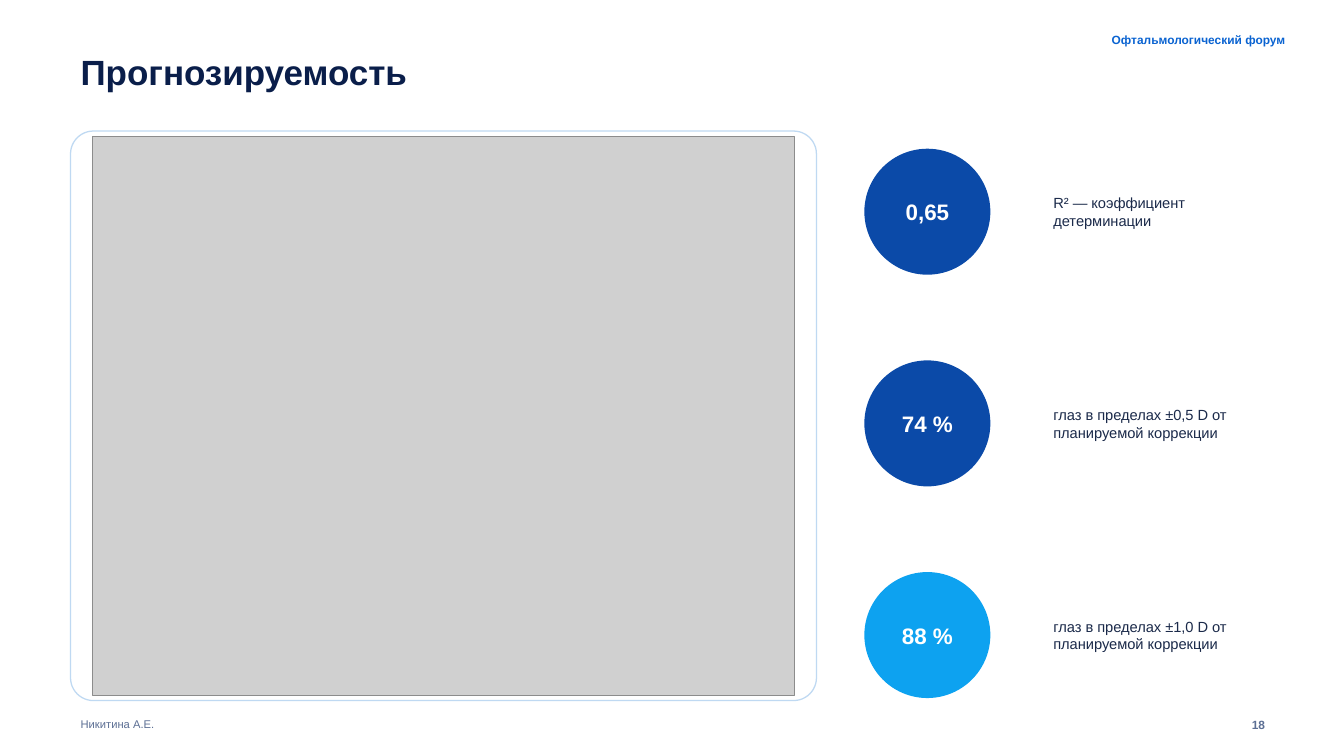
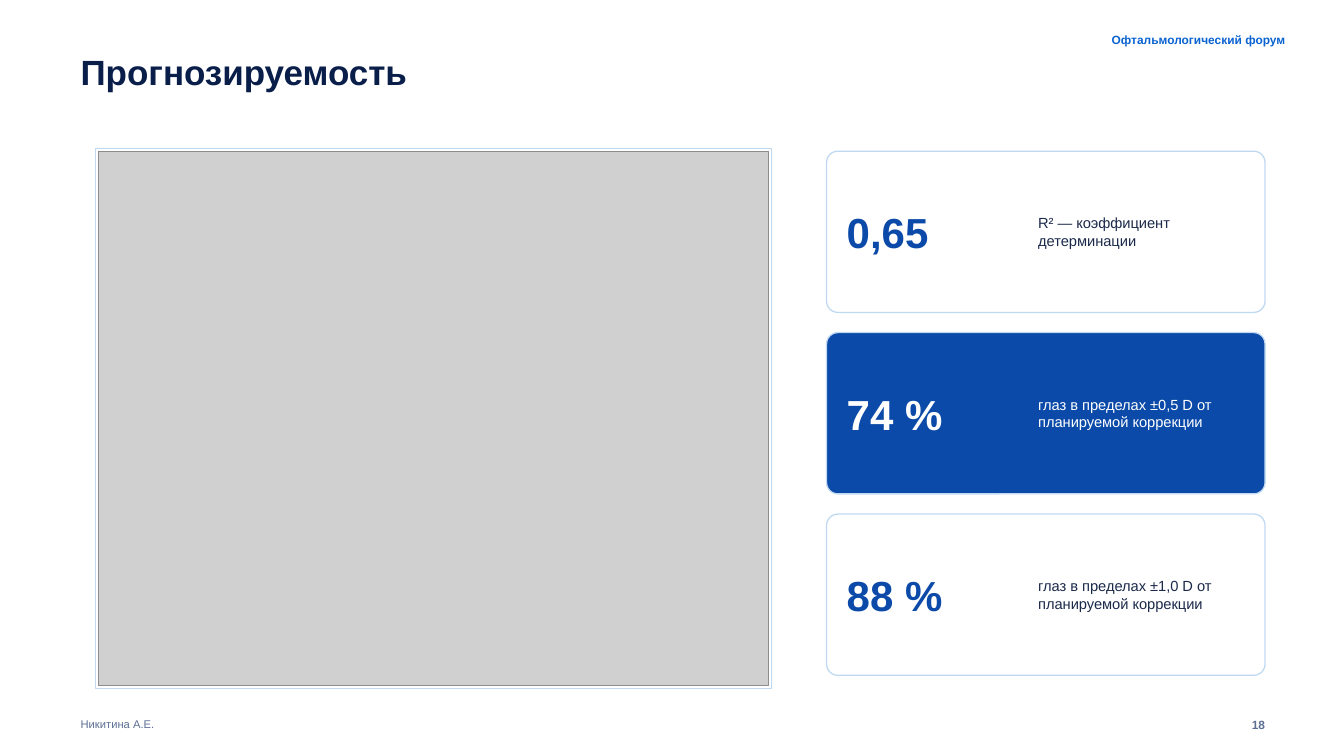
Before and after one commit to anastasianik2403-source/Mixed-astigmatism-calculator, a slide deck: slide 18 of presentations/Template12_Blue-Corporate.pptx. Drawn at 1344x756 pixels with LibreOffice and Linux fonts; fonts in the diff are those of the drawing; grey boxes stand for pictures; background and template pictures are left out. Boxes give left, top, right and bottom in pixels: in the first picture for what was removed or moved away, otherwise in the second. Text is boxed around its words. In the diff, an @@ line names an element or a change of style, - is before the commit and + after.

```diff
--- a/presentations/Template12_Blue-Corporate.pptx
+++ b/presentations/Template12_Blue-Corporate.pptx
@@ rectangle: place and size @@
-rectangle at [71, 131, 817, 701]
+rectangle at [96, 148, 772, 689]
@@ rectangle at [96, 148, 772, 689]: rounded rectangle to rectangle; outline #BFD9F2 0.9 pt to #BFD9F2 0.6 pt @@
@@ ellipse removed at [864, 149, 990, 275] @@
@@ picture: place and size @@
-picture at [93, 136, 795, 696]
+picture at [99, 151, 769, 686]
@@ rounded rectangle added at [827, 151, 1265, 313], fill #FFFFFF, outline #BFD9F2 0.9 pt @@
@@ text "0,65": place and size @@
-text "0,65" at [906, 204, 949, 224]
+text "0,65" at [847, 218, 929, 255]
@@ text "0,65" at [847, 218, 929, 255]: size 16 to 30 pt, text colour #FFFFFF to #0B4AA8; alignment centre to left @@
@@ text "R² — коэффициент детерминации": place and size @@
-text "R² — коэффициент детерминации" at [1053, 197, 1185, 229]
+text "R² — коэффициент детерминации" at [1038, 217, 1170, 249]
@@ rounded rectangle added at [827, 333, 1265, 494], fill #0B4AA8, outline #BFD9F2 0.9 pt @@
@@ text "74 %": place and size @@
-text "74 %" at [902, 416, 927, 432]
+text "74 %" at [847, 401, 894, 430]
@@ text "74 %" at [847, 401, 894, 430]: size 16 to 30 pt; alignment centre to left @@
@@ text "глаз в пределах ±0,5 D ...": place and size @@
-text "глаз в пределах ±0,5 D ..." at [1053, 409, 1227, 441]
+text "глаз в пределах ±0,5 D ..." at [1038, 399, 1212, 430]
@@ text "глаз в пределах ±0,5 D ..." at [1038, 399, 1212, 430]: text colour #1B2A4A to #FFFFFF @@
@@ ellipse removed at [864, 361, 990, 487] @@
@@ rounded rectangle added at [827, 514, 1265, 676], fill #FFFFFF, outline #BFD9F2 0.9 pt @@
@@ text "88 %" at [847, 581, 894, 612]: size 16 to 30 pt, text colour #FFFFFF to #0B4AA8; alignment centre to left @@
@@ text "88 %": place and size @@
-text "88 %" at [902, 628, 927, 644]
+text "88 %" at [847, 581, 894, 612]
@@ text "глаз в пределах ±1,0 D ...": place and size @@
-text "глаз в пределах ±1,0 D ..." at [1053, 621, 1227, 652]
+text "глаз в пределах ±1,0 D ..." at [1038, 580, 1212, 612]
@@ ellipse removed at [864, 572, 990, 698] @@
```
Also in this commit, not shown: 5 other slides changed, 7 other files.
